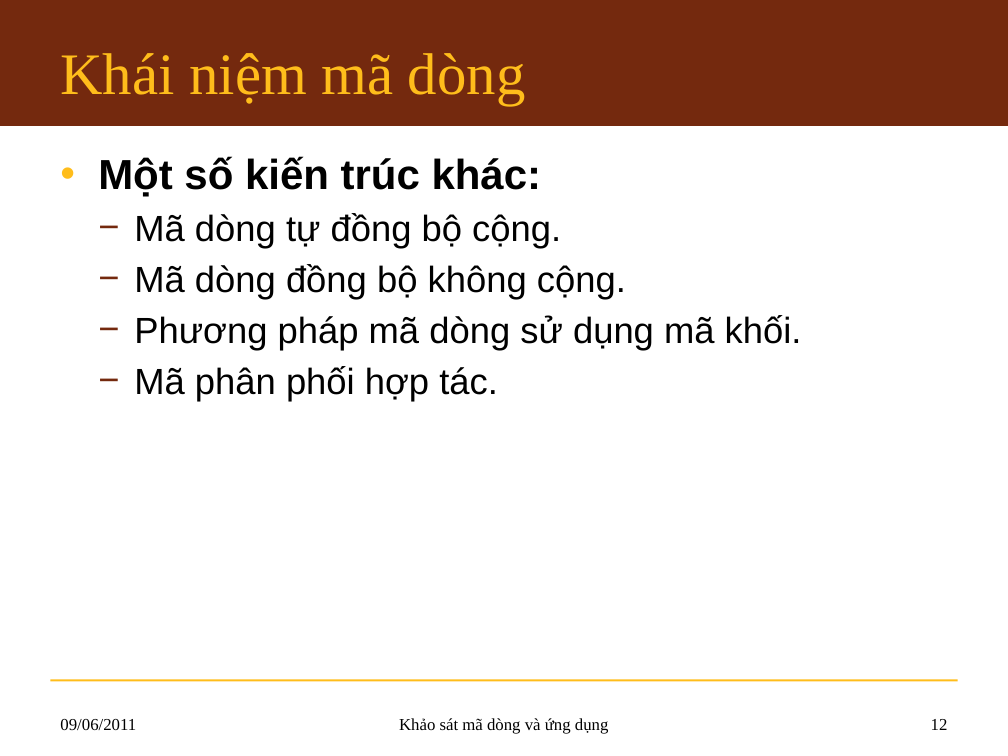
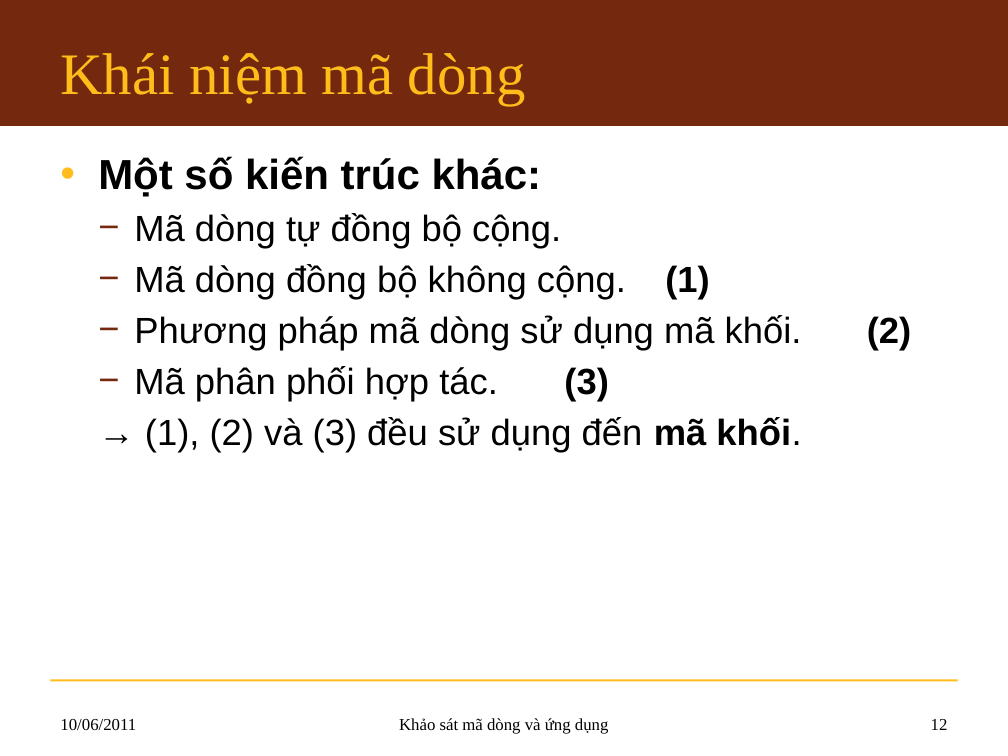
Before and after one commit to hemprasad/lvmm-sc, a slide deck: slide 12 of 7.Slide/KLTN_Slide.pptx. Drawn at 1008x756 pixels with LibreOffice and Linux fonts; fonts in the diff are those of the drawing; background and template pictures are left out. Boxes give left, top, right and bottom in pixels: in the first picture for what was removed or moved away, otherwise in the second. Text is boxed around its words. In the diff, an @@ line names an element or a change of style, - is before the commit and + after.

```diff
--- a/7.Slide/KLTN_Slide.pptx
+++ b/7.Slide/KLTN_Slide.pptx
@@ text at bbox=[134, 264, 802, 453]: text changed @@
-  − Mã dòng đồng bộ không cộng.
-  − Phương pháp mã dòng sử dụng mã khối.
-  − Mã phân phối hợp tác.
+  − Mã dòng đồng bộ không cộng. (1)
+  − Phương pháp mã dòng sử dụng mã khối. (2)
+  − Mã phân phối hợp tác. (3)
+  → (1), (2) và (3) đều sử dụng đến mã khối.
@@ text at bbox=[60, 719, 136, 730]: text changed @@
-09/06/2011
+10/06/2011
```
Also in this commit, not shown: 15 other slides changed, 14 slides added.
